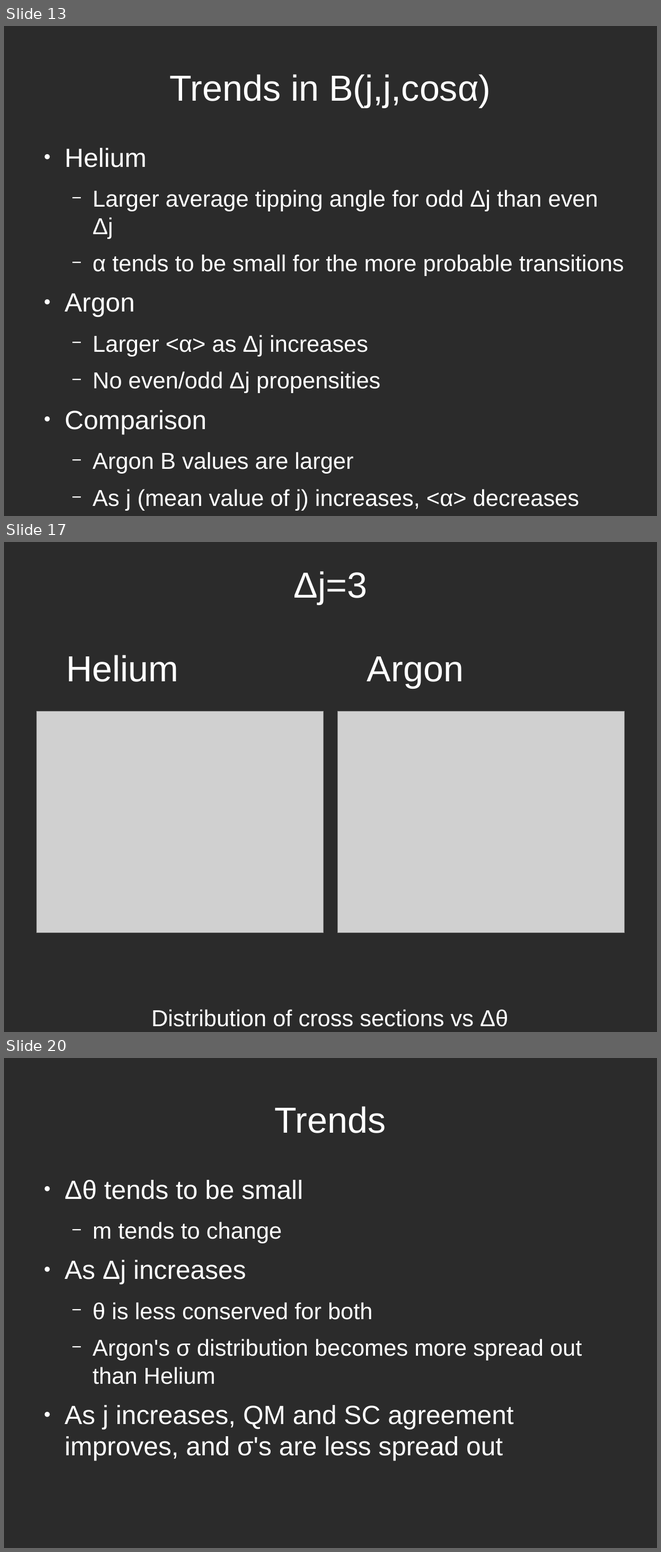
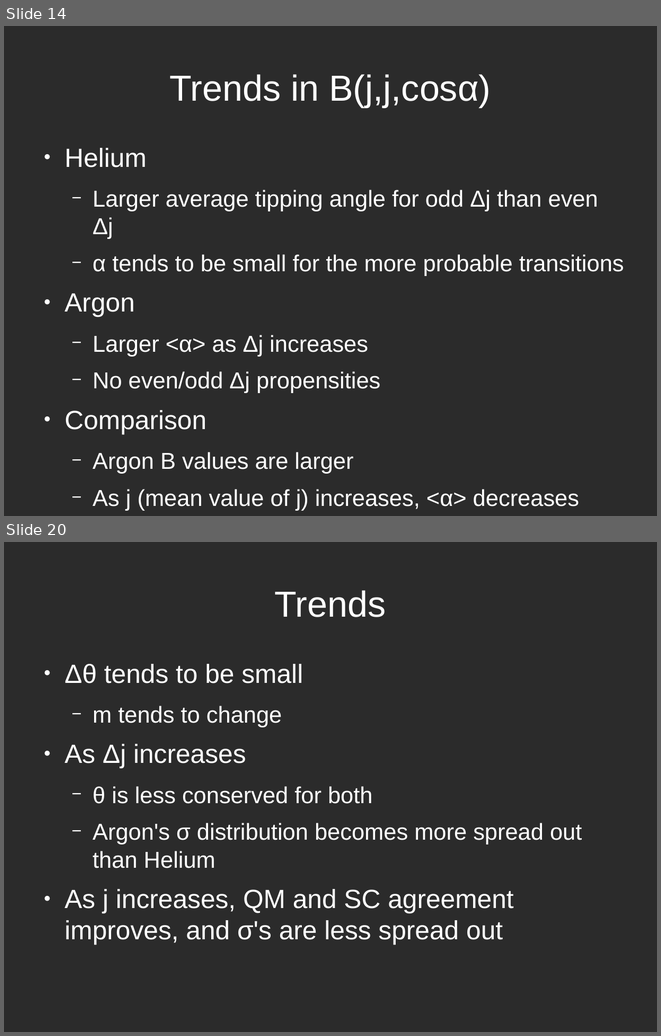
Before and after one commit to atowneND/HeNaK_Collisions, a slide deck: Presentation.odp. Shown one above the other, each under a label of ours: slides 13, 17 and 20 before the commit, slides 14 and 20 after it; the slides between them are not shown. The pictures are 661x1552 and 661x1036 pixels, drawn with LibreOffice and Linux fonts; fonts in the diff are those of the drawing; grey boxes stand for pictures; background and template pictures are left out; a plain dark background stands for a picture behind light text. Boxes give left, top, right and bottom in pixels: in the first picture for what was removed or moved away, otherwise in the second. Text is boxed around its words. In the diff, an @@ line names an element or a change of style, - is before the commit and + after.

```diff
--- a/Presentation.odp
+++ b/Presentation.odp
@@ slide 17 removed at <box>4,542,657,1032</box>, background picture (left out) @@
@@ text removed at <box>294,571,368,604</box> @@
-Δj=3
@@ title removed at <box>66,655,178,682</box> @@
-Helium
@@ title removed at <box>367,656,464,688</box> @@
-Argon
@@ picture removed at <box>36,712,324,933</box> @@
@@ picture removed at <box>337,712,625,933</box> @@
@@ text removed at <box>151,1009,508,1027</box> @@
-Distribution of cross sections vs Δθ
@@ what was slide 13 is now slide 14 @@
```
Also in this commit, not shown: 7 slides changed, 2 slides added, 1 other slide removed, 4 other files.
